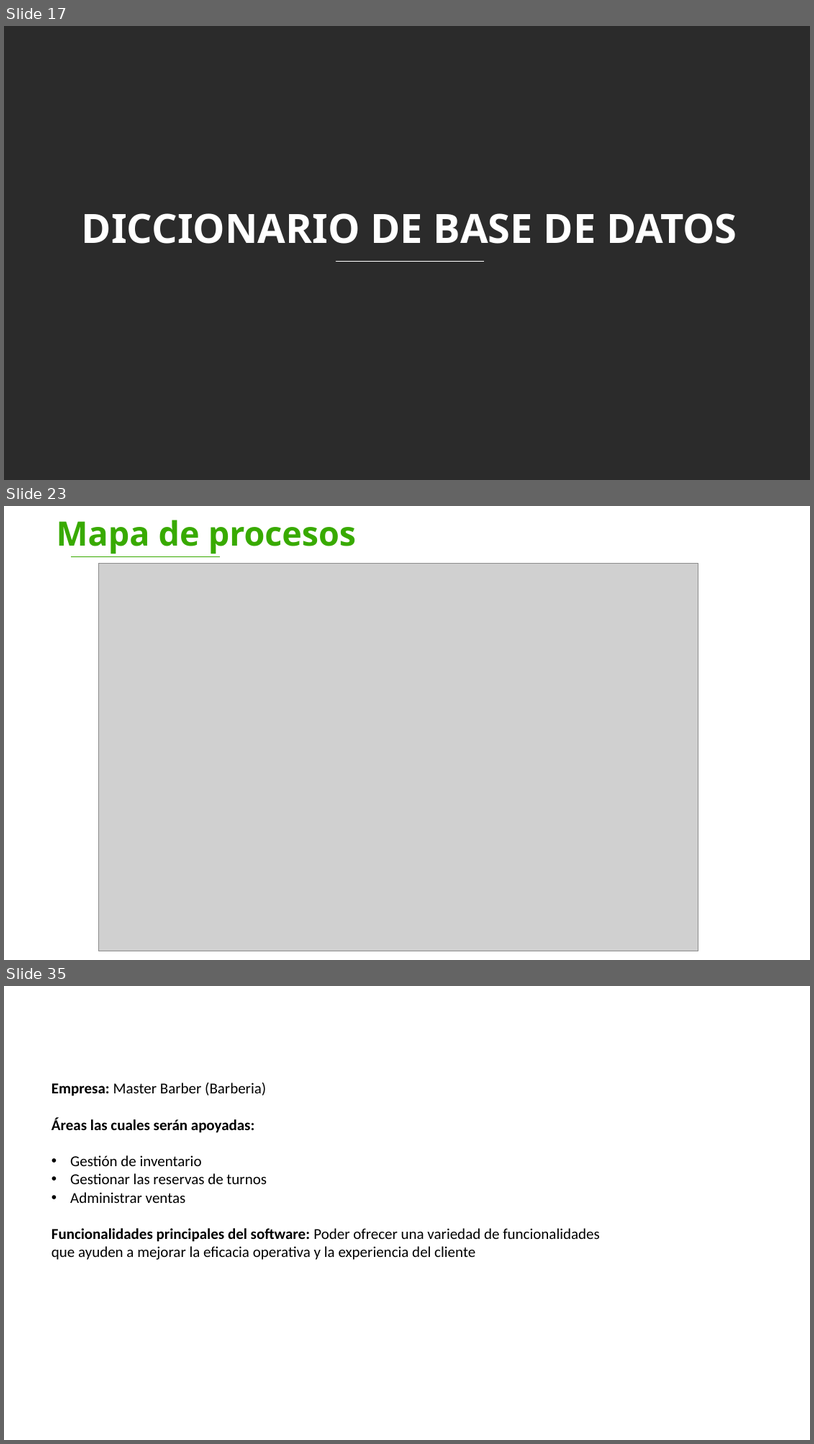
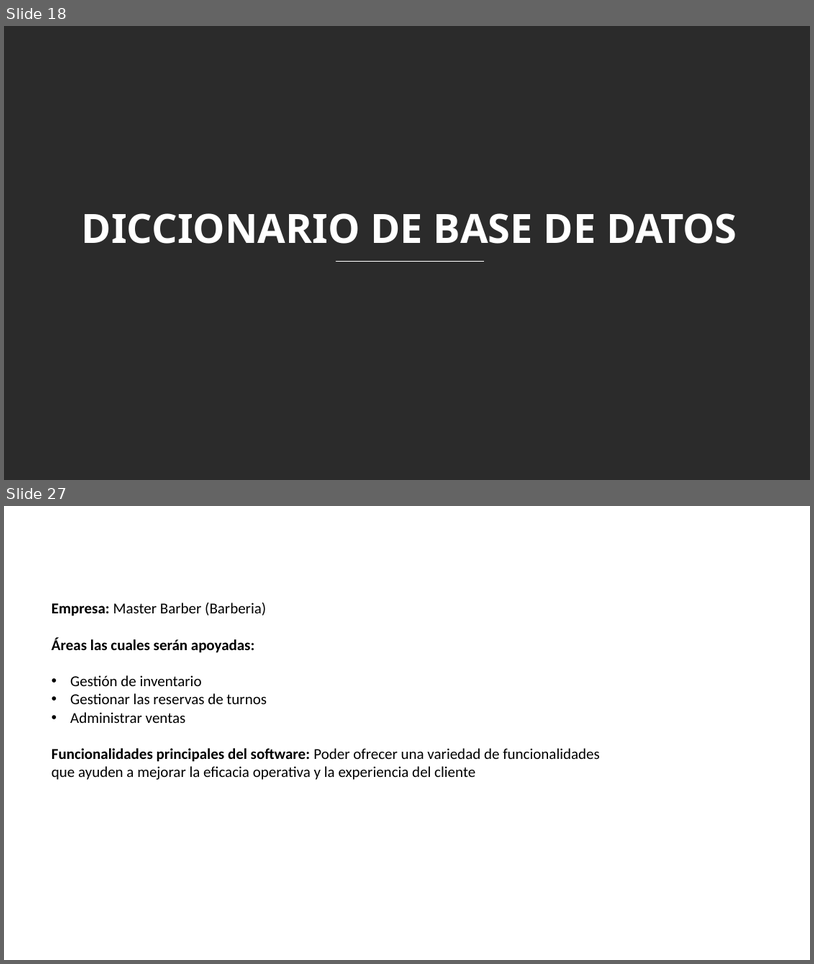
Before and after one commit to DavidV4iss/Master-Barber, a slide deck: PRESENTACION ENTREGABLES 2/Entregables 2.pptx. Shown one above the other, each under a label of ours: slides 17, 23 and 35 before the commit, slides 18 and 27 after it; the slides between them are not shown. The pictures are 814x1444 and 814x964 pixels, drawn with LibreOffice and Linux fonts; fonts in the diff are those of the drawing; grey boxes stand for pictures; background and template pictures are left out; a plain dark background stands for a picture behind light text. Boxes give left, top, right and bottom in pixels: in the first picture for what was removed or moved away, otherwise in the second. Text is boxed around its words. In the diff, an @@ line names an element or a change of style, - is before the commit and + after.

```diff
--- a/PRESENTACION ENTREGABLES 2/Entregables 2.pptx
+++ b/PRESENTACION ENTREGABLES 2/Entregables 2.pptx
@@ slide 23 removed at bbox=[4, 506, 810, 960], background picture (left out) @@
@@ text removed at bbox=[57, 520, 356, 554] @@
-Mapa de procesos
@@ line removed from (71, 557) to (220, 557) @@
@@ picture removed at bbox=[99, 563, 699, 950] @@
@@ what was slide 17 is now slide 18 @@
@@ what was slide 35 is now slide 27 @@
```
Also in this commit, not shown: 5 slides changed, 7 slides added, 14 other slides removed.
